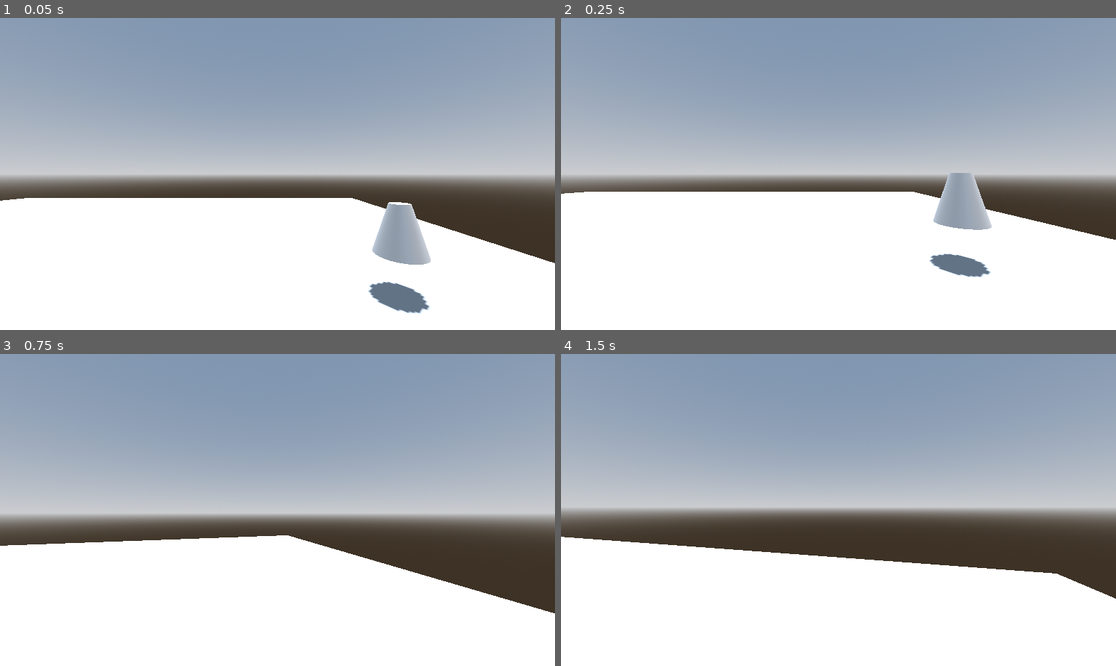
Above: before the commit, frames 1-4 (two rows, left to right).
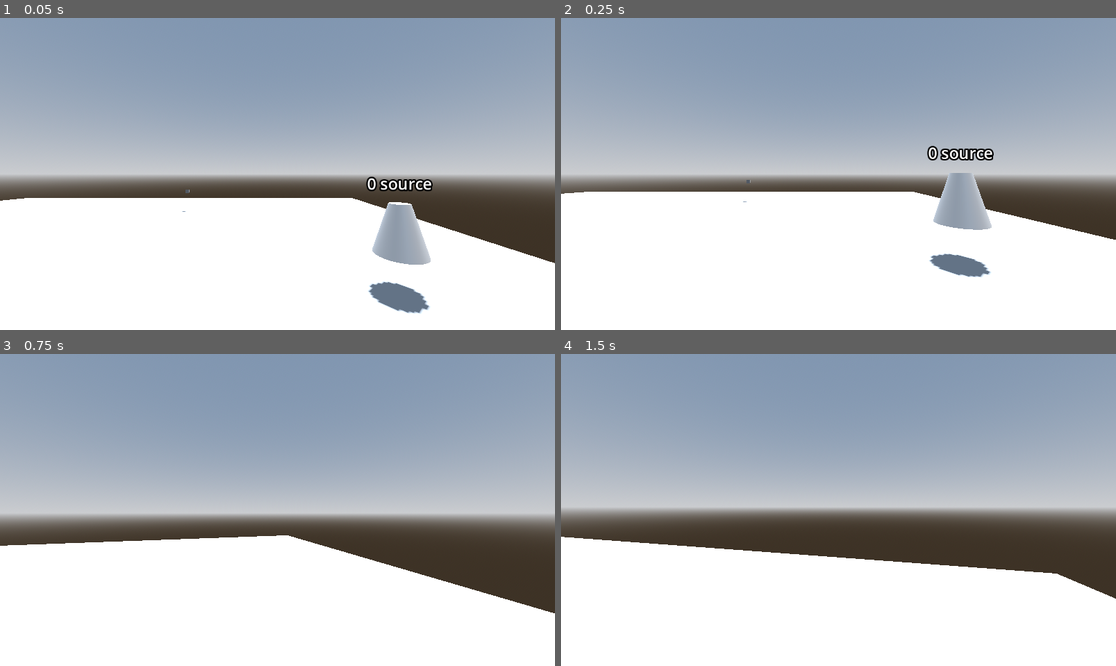
Above: after the commit, the same moments.

Repository: ayylol/viceroy-maxing
Game: Godot game, scene res://scenes/bimgus_scene.tscn
Same seed, same stepped clock (60 frames per second), same inputs: the game is played once before the commit and once after it. The project has no main scene, so this scene is started directly.
Inputs (mouse positions are in pixels of both pictures, inside the frame that each line leads up to):
- Up to frame 1 (0.05 s): no input
- Up to frame 2 (0.25 s): no input
- Up to frame 3 (0.75 s): tap Enter at 0.5 s; move the mouse to (305, 510) at 0.52 s; hold W (move_up) from 0.53 s (still down); tap Shift (dash) at 0.6 s
- Up to frame 4 (1.5 s): keep holding W (move_up); tap Space (jump) at 0.77 s; move the mouse to (810, 510) at 1.27 s; tap Ctrl (slide) at 1.35 s

The runs differ from the first frame. In frame 1, 0.4% of the frame differs, in the area x 32-78%, y 50-63%; in frame 2, 0.4%, in the area x 32-78%, y 40-60%; in frame 3, nothing differs; in frame 4, nothing differs.

Commit message:
Basic delivery quests manager

Diff:
--- a/objects/collectible.tscn
+++ b/objects/collectible.tscn
@@ -11,6 +11,12 @@
 
 [node name="CollisionShape3D" type="CollisionShape3D" parent="."]
 shape = SubResource("SphereShape3D_ugubb")
+debug_color = Color(0.06, 0.859, 1, 1)
 
 [node name="MeshInstance3D" type="MeshInstance3D" parent="."]
 mesh = SubResource("CylinderMesh_ugubb")
+
+[node name="Label3D" type="Label3D" parent="."]
+transform = Transform3D(1, 0, 0, 0, 1, 0, 0, 0, 1, 0, 0.900344, 0)
+pixel_size = 0.01
+billboard = 2
--- /dev/null
+++ b/objects/delivery_manager.gd
@@ -0,0 +1,54 @@
+extends Node
+
+@onready var sources := $DeliverySources
+@onready var targets := $DeliveryTargets
+
+@export var collectible_scene: PackedScene
+
+var valid_sources := []
+var valid_targets := []
+
+var quests := {}
+
+var quests_num = 0
+
+func _ready():
+	valid_sources = sources.get_children()
+	valid_targets = targets.get_children()
+	create_quest()
+
+
+func create_quest():
+	if valid_sources.is_empty() or valid_targets.is_empty():
+		return
+	var source = valid_sources.pick_random()
+	var target = valid_targets.pick_random()
+	valid_sources.erase(source)
+	valid_targets.erase(target)
+
+	var collectible = prepare_collectible("source", quests_num)
+	source.add_child(collectible)
+
+	quests[quests_num] = [source, target]
+	quests_num+=1
+
+func prepare_collectible(type: String, quest_id: int):
+	var collectible = collectible_scene.instantiate()
+	collectible.add_to_group(type)
+	collectible.body_entered.connect(
+		func(x): collected_collectible(quest_id, collectible ,x)
+		)
+	collectible.get_child(2).text = str(quest_id)+" "+type
+	return collectible
+
+func collected_collectible(quest_id: int, this: Node3D, other: Node3D):
+	if other.is_in_group("player"):
+		if this.is_in_group("source"):
+			var target = quests[quest_id][1]
+			var collectible = prepare_collectible("target", quest_id)
+			target.add_child(collectible)
+		else:
+			var quest = quests[quest_id]
+			valid_sources.append(quest[0])
+			valid_targets.append(quest[1])
+		this.queue_free()
--- a/scenes/bimgus_scene.tscn
+++ b/scenes/bimgus_scene.tscn
@@ -1,8 +1,8 @@
 [gd_scene load_steps=11 format=3 uid="uid://tjenxyixrpq6"]
 
-[ext_resource type="PackedScene" uid="uid://cnwt7xt30k64x" path="res://objects/stock_market_viewer.tscn" id="1_j1mk3"]
-[ext_resource type="PackedScene" uid="uid://dqmh8wtvgqnhf" path="res://objects/player.tscn" id="2_pp3j1"]
-[ext_resource type="Script" uid="uid://bojo4prr5pkom" path="res://scenes/delivery_manager.gd" id="3_ugubb"]
+[ext_resource type="PackedScene" path="res://objects/stock_market_viewer.tscn" id="1_j1mk3"]
+[ext_resource type="PackedScene" uid="uid://w8724wma7kbi" path="res://objects/player.tscn" id="2_pp3j1"]
+[ext_resource type="Script" uid="uid://bojo4prr5pkom" path="res://objects/delivery_manager.gd" id="3_ugubb"]
 [ext_resource type="PackedScene" uid="uid://di5osqjn20w7i" path="res://objects/collectible.tscn" id="4_bicfj"]
 
 [sub_resource type="ProceduralSkyMaterial" id="ProceduralSkyMaterial_pp3j1"]
@@ -63,10 +63,40 @@
 [node name="MeshInstance3D" type="MeshInstance3D" parent="DeliveryManager/DeliverySources/Source1"]
 mesh = SubResource("BoxMesh_pp3j1")
 
+[node name="Source2" type="Node3D" parent="DeliveryManager/DeliverySources"]
+transform = Transform3D(1, 0, 0, 0, 1, 0, 0, 0, 1, 11.0829, 1.27457, 8.4475)
+
+[node name="MeshInstance3D" type="MeshInstance3D" parent="DeliveryManager/DeliverySources/Source2"]
+mesh = SubResource("BoxMesh_pp3j1")
+
+[node name="Source3" type="Node3D" parent="DeliveryManager/DeliverySources"]
+transform = Transform3D(1, 0, 0, 0, 1, 0, 0, 0, 1, 2.91249, 1.27457, -8.90627)
+
+[node name="MeshInstance3D" type="MeshInstance3D" parent="DeliveryManager/DeliverySources/Source3"]
+mesh = SubResource("BoxMesh_pp3j1")
+
 [node name="DeliveryTargets" type="Node" parent="DeliveryManager"]
 
 [node name="Target1" type="Node3D" parent="DeliveryManager/DeliveryTargets"]
-transform = Transform3D(1, 0, 0, 0, 1, 0, 0, 0, 1, -9.61295, 1.27457, 0)
+transform = Transform3D(1, 0, 0, 0, 1, 0, 0, 0, 1, -6.98121, 1.27457, 7.58945)
 
 [node name="MeshInstance3D" type="MeshInstance3D" parent="DeliveryManager/DeliveryTargets/Target1"]
 mesh = SubResource("BoxMesh_pp3j1")
+
+[node name="Target2" type="Node3D" parent="DeliveryManager/DeliveryTargets"]
+transform = Transform3D(1, 0, 0, 0, 1, 0, 0, 0, 1, -9.61295, 1.27457, 0)
+
+[node name="MeshInstance3D" type="MeshInstance3D" parent="DeliveryManager/DeliveryTargets/Target2"]
+mesh = SubResource("BoxMesh_pp3j1")
+
+[node name="Target3" type="Node3D" parent="DeliveryManager/DeliveryTargets"]
+transform = Transform3D(1, 0, 0, 0, 1, 0, 0, 0, 1, -9.61295, 1.27457, -7.74004)
+
+[node name="MeshInstance3D" type="MeshInstance3D" parent="DeliveryManager/DeliveryTargets/Target3"]
+mesh = SubResource("BoxMesh_pp3j1")
+
+[node name="Timer" type="Timer" parent="DeliveryManager"]
+wait_time = 3.0
+autostart = true
+
+[connection signal="timeout" from="DeliveryManager/Timer" to="DeliveryManager" method="create_quest"]
--- a/scenes/delivery_manager.gd
+++ /dev/null
@@ -1,30 +0,0 @@
-extends Node
-
-@onready var sources = $DeliverySources
-@onready var targets = $DeliveryTargets
-
-@export var collectible_scene: PackedScene
-
-var to_collect_quests = {}
-var to_deliver_quests = []
-
-func _ready():
-	create_quest()
-	print(to_collect_quests)
-
-func create_quest():
-	var source = sources.get_children().pick_random()
-	var target = targets.get_children().pick_random()
-
-	var collectible = collectible_scene.instantiate()
-	source.add_child(collectible)
-
-	collectible.body_entered.connect(func(x): collected_collectible(collectible,x))
-
-	to_collect_quests[collectible] = target
-
-func collected_collectible(id: Node3D, body: Node3D):
-	if body.is_in_group("player"):
-		var target = to_collect_quests[id]
-		to_deliver_quests.append(target)
-		id.queue_free()
Renamed: scenes/delivery_manager.gd.uid -> objects/delivery_manager.gd.uid
Not shown: 1 places in objects/player.tscn that only renumber resources
Not shown: 1 places in scenes/tung_scene.tscn that only renumber resources
